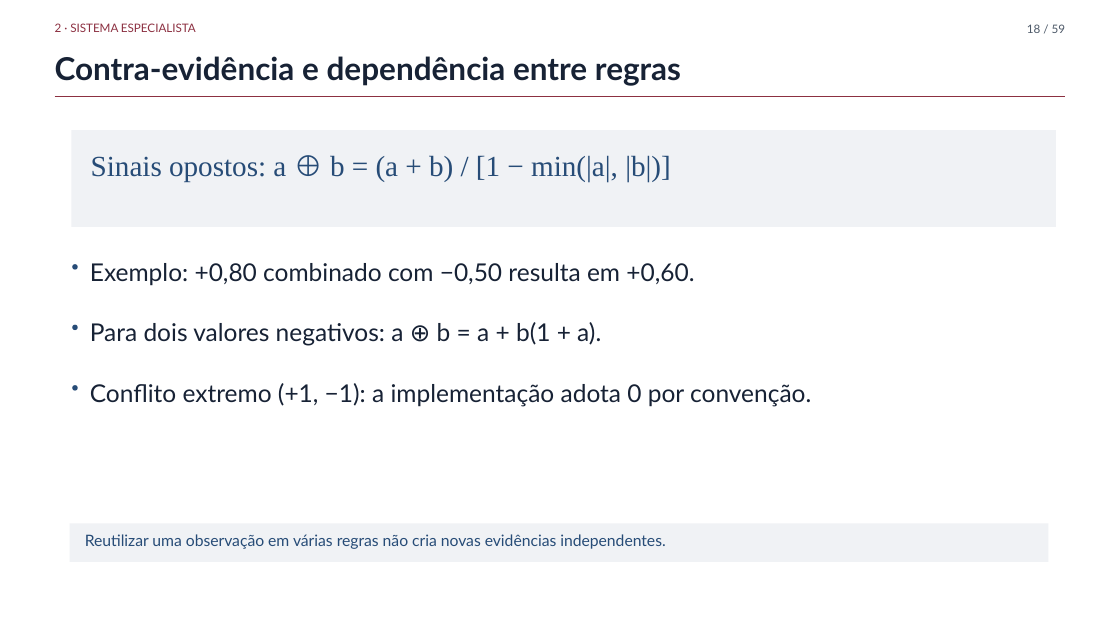
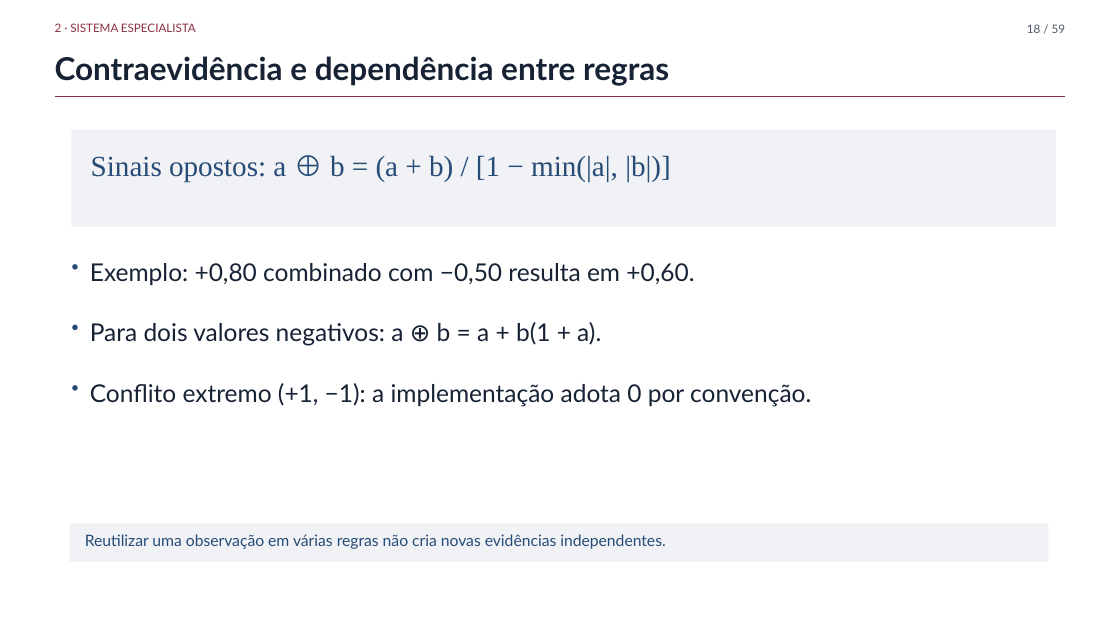
Before and after one commit to fsd-dantas/ai4systems, a slide deck: slide 18 of docs/presentation/mini-systems-presentation.pptx. Drawn at 1120x630 pixels with LibreOffice and Linux fonts; fonts in the diff are those of the drawing; background and template pictures are left out. Boxes give left, top, right and bottom in pixels: in the first picture for what was removed or moved away, otherwise in the second. Text is boxed around its words. In the diff, an @@ line names an element or a change of style, - is before the commit and + after.

```diff
--- a/docs/presentation/mini-systems-presentation.pptx
+++ b/docs/presentation/mini-systems-presentation.pptx
@@ text at (55, 56, 669, 86): text changed @@
-Contra-evidência e dependência entre regras
+Contraevidência e dependência entre regras
```
Also in this commit, not shown: 5 other slides changed, 1 other file.
